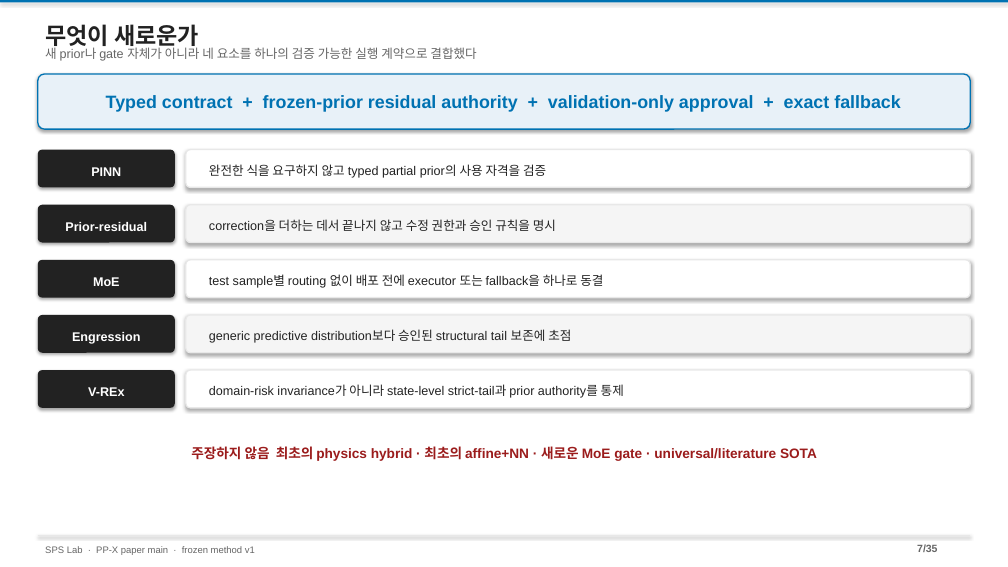
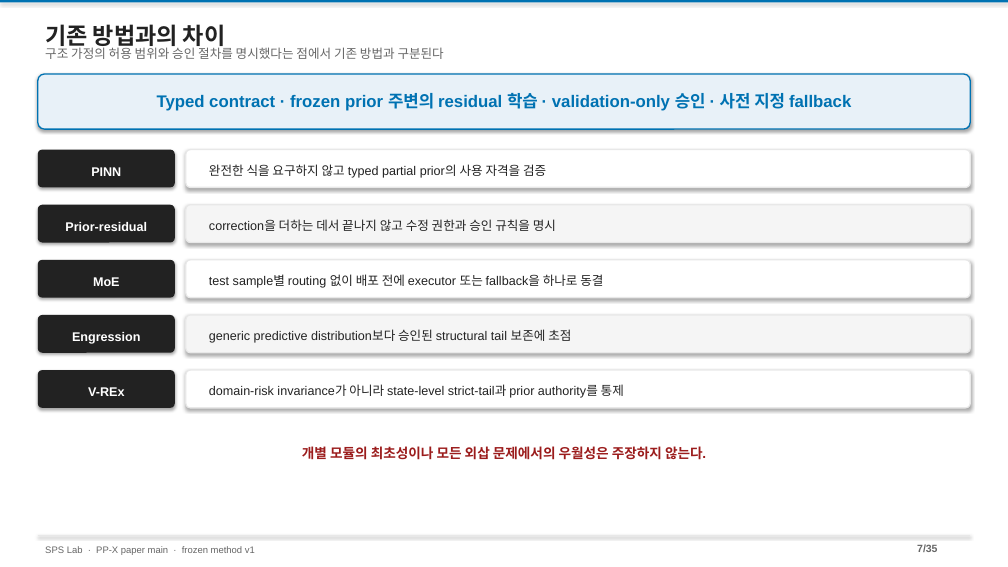
Before and after one commit to amumujs-create/pp_pae_total, a slide deck: slide 7 of output/PP_Research_Detailed_v2.pptx. Drawn at 1008x567 pixels with LibreOffice and Linux fonts; fonts in the diff are those of the drawing. Boxes give left, top, right and bottom in pixels: in the first picture for what was removed or moved away, otherwise in the second. Text is boxed around its words. In the diff, an @@ line names an element or a change of style, - is before the commit and + after.

```diff
--- a/output/PP_Research_Detailed_v2.pptx
+++ b/output/PP_Research_Detailed_v2.pptx
@@ text at (45, 24, 225, 49): text changed @@
-무엇이 새로운가
+기존 방법과의 차이
@@ text at (45, 45, 444, 59): text changed @@
-새 prior나 gate 자체가 아니라 네 요소를 하나의 검증 가능한 실행 계약으로 결합했다
+구조 가정의 허용 범위와 승인 절차를 명시했다는 점에서 기존 방법과 구분된다
@@ text at (157, 93, 851, 111): text changed; size 17 to 16 pt @@
-Typed contract + frozen-prior residual authority + validation-only approval + exact fallback
+Typed contract · frozen prior 주변의 residual 학습 · validation-only 승인 · 사전 지정 fallback
@@ text at (302, 446, 706, 460): text changed @@
-주장하지 않음 최초의 physics hybrid · 최초의 affine+NN · 새로운 MoE gate · universal/literature SOTA
+개별 모듈의 최초성이나 모든 외삽 문제에서의 우월성은 주장하지 않는다.
```
Also in this commit, not shown: 4 other slides changed, 1 other file.
